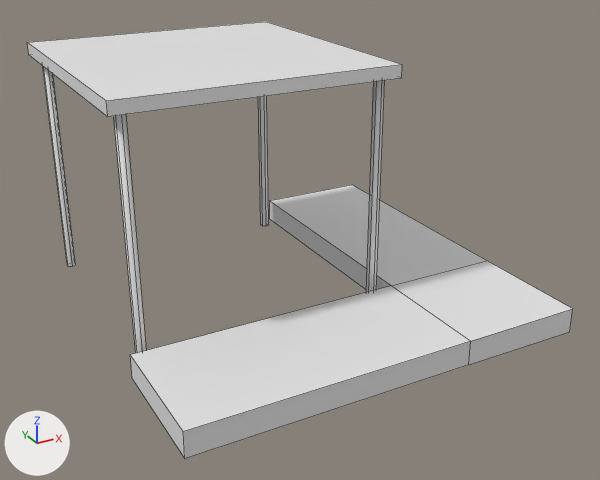
A saved change to the FBX model Assets/3DModels/Buildings/Constructions/BasicElevator/BasicElevator_Corner_Bottom.fbx.
Before and after are seen from a camera (50 mm lens) standing at (-7.43, -13.88, 8.15) and looking at (-0.06, -0.49, 1.46). Every picture has the same lights, and +X, +Y and +Z are marked at lower left. Mesh edges are drawn as thin lines. Where no turn or scale is listed for an object, it has been applied to the vertices.

In view in the first picture: 'BasicElevator_Corner_Bottom'.
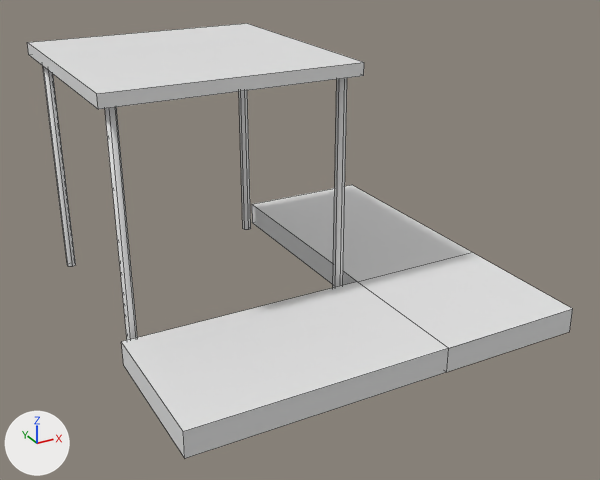
Changed parts and their boxes (x1, y1, x2, y2) in the pictures (600 x 480 px; the box of a moved part takes in the faces that stretch with it):
'BasicElevator_Corner_Bottom', reshaped
    before: (27, 22, 573, 458)
    after: (27, 23, 573, 458)
part 1 of me_cube_012, moved or reshaped
    before: (27, 22, 402, 117)
    after: (27, 23, 364, 109)
part 2 of me_cube_012, moved or reshaped
    before: (258, 96, 269, 226)
    after: (239, 91, 251, 230)
part 3 of me_cube_012, moved or reshaped
    before: (114, 114, 146, 353)
    after: (105, 107, 137, 340)
part 4 of me_cube_012, moved or reshaped
    before: (366, 80, 385, 292)
    after: (333, 78, 347, 288)
part 5 of me_cube_012, moved or reshaped
    both: (183, 309, 573, 458)
part 6 of me_cube_012, moved or reshaped
    before: (269, 201, 391, 290)
    after: (252, 205, 357, 285)
part 7 of me_cube_012, moved or reshaped
    before: (130, 286, 470, 458)
    after: (121, 282, 448, 458)
part 8 of me_cube_012, moved or reshaped
    before: (270, 185, 572, 341)
    after: (252, 185, 572, 348)

The edits, one by one:
me_cube_012 has 72 vertices, 48 faces and spans x -4.0..4.0, y -4.0..4.0, z 0.0..5.0.
me_cube_012 is used by ob_basicelevator_corner_bottom; location (0.0, 0.0, 0.0).
me_cube_012 part 1: the loose piece of 8 vertices spanning x -4.0..1.5, y -1.5..4.0, z 4.75..5.0 is scaled about its middle by (0.909, 0.909, 1), then moved by (-0.25, 0.25, 0.0).
me_cube_012 part 2: the loose piece of 12 vertices spanning x 1.13..1.3, y 3.6..3.8, z 0.0..4.75 is moved by (-0.5, 0.0, 0.0).
me_cube_012 part 3: the loose piece of 12 vertices spanning x -3.8..-3.63, y -1.3..-1.1, z 0.0..4.75 is turned -90 degrees about the z axis through its middle, then moved by (0.0, 0.5, 0.0).
me_cube_012 part 4: the loose piece of 12 vertices spanning x 1.13..1.3, y -1.3..-1.1, z 0.0..4.75 is moved by (-0.5, 0.5, 0.0).
me_cube_012 part 5: all 2 vertices in x 1.5, y -4.0, z 0.0..0.5 are moved by (-0.5, 0.0, 0.0).
me_cube_012 part 6: all 2 vertices in x 1.5, y -1.5, z 0.0..0.5 are moved by (-0.5, 0.5, 0.0).
me_cube_012 part 7: all 2 vertices in x -4.0, y -1.5, z 0.0..0.5 are moved by (0.0, 0.5, 0.0).
me_cube_012 part 8: all 2 vertices in x 4.0, y -1.5, z 0.0..0.5 are moved by (0.0, 0.5, 0.0).
